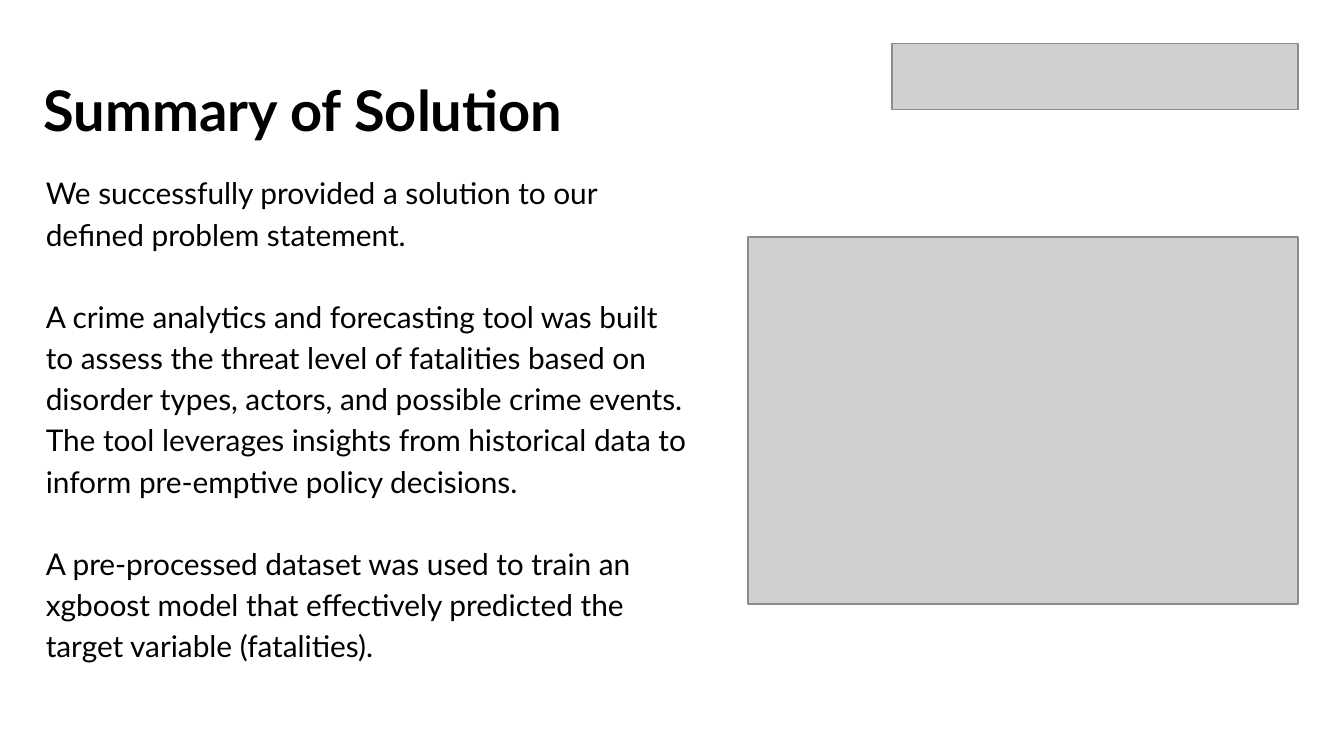
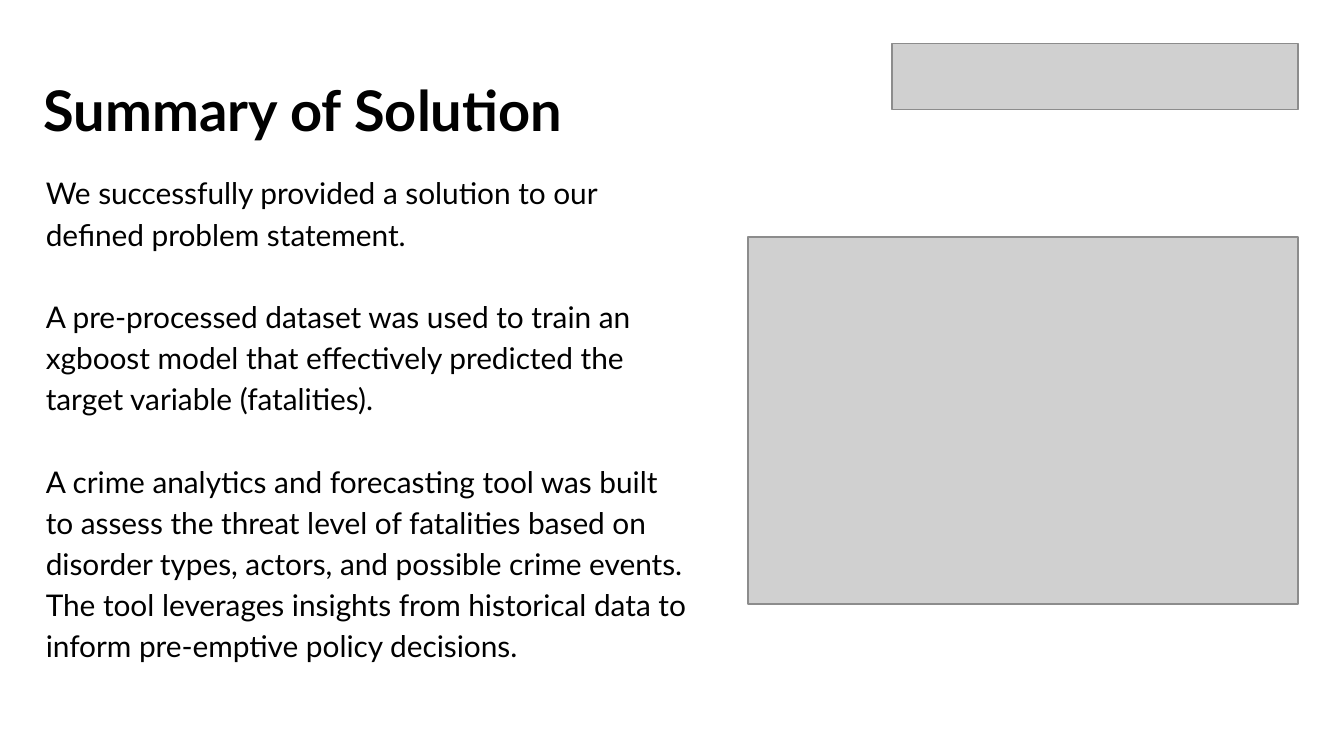
Before and after one commit to Sammybams/HamoyeAI-Team-Theano-Capstone-Project, a slide deck: slide 14 of documentation/Theano Project Presentation Main.pptx. Drawn at 1344x756 pixels with LibreOffice and Linux fonts; fonts in the diff are those of the drawing; grey boxes stand for pictures. Boxes give left, top, right and bottom in pixels: in the first picture for what was removed or moved away, otherwise in the second. Text is boxed around its words. In the diff, an @@ line names an element or a change of style, - is before the commit and + after.

Commit message:
Modified presentation slides.

```diff
--- a/documentation/Theano Project Presentation Main.pptx
+++ b/documentation/Theano Project Presentation Main.pptx
@@ text at [46,306,630,416]: paragraph added @@
+A pre-processed dataset was used to train an xgboost model that effectively predicted the target variable (fatalities).
@@ text at [46,553,630,663]: paragraph removed @@
-A pre-processed dataset was used to train an xgboost model that effectively predicted the target variable (fatalities).
```
Also in this commit, not shown: 1 other file.
